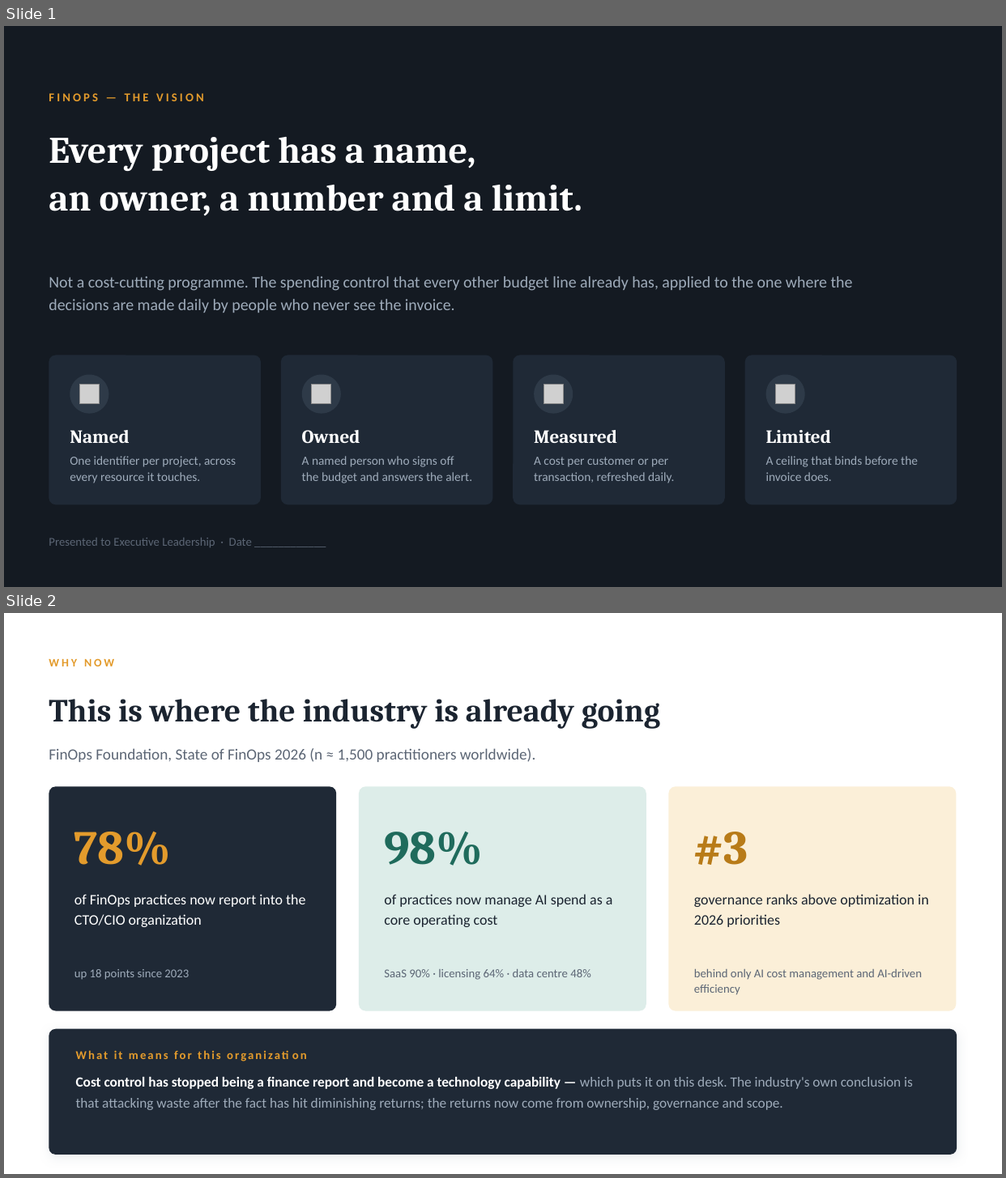
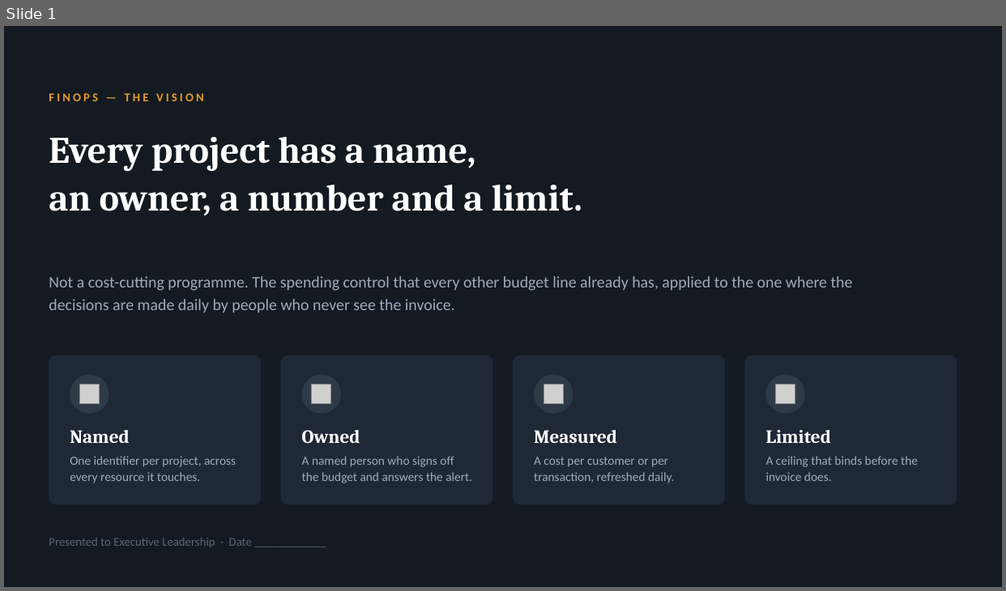
Before and after one commit to arielga5-code/Finops, a slide deck: presentations/finops-vision.pptx. Shown one above the other, each under a label of ours: slides 1 and 2 before the commit, slide 1 after it. The pictures are 1006x1178 and 1006x591 pixels, drawn with LibreOffice and Linux fonts; fonts in the diff are those of the drawing; grey boxes stand for pictures. Boxes give left, top, right and bottom in pixels: in the first picture for what was removed or moved away, otherwise in the second. Text is boxed around its words. In the diff, an @@ line names an element or a change of style, - is before the commit and + after.

```diff
--- a/presentations/finops-vision.pptx
+++ b/presentations/finops-vision.pptx
@@ slide 2 removed at (4, 613, 1002, 1174), background #FFFFFF @@
@@ text removed at (49, 658, 114, 666) @@
-WHY NOW
@@ text removed at (49, 699, 660, 729) @@
-This is where the industry is already going
@@ text removed at (49, 748, 535, 762) @@
-FinOps Foundation, State of FinOps 2026 (n ≈ 1,500 practitioners worldwide).
@@ rounded rectangle removed at (49, 786, 336, 1012) @@
@@ rounded rectangle removed at (359, 786, 646, 1012) @@
@@ rounded rectangle removed at (669, 786, 957, 1012) @@
@@ text removed at (74, 832, 172, 866) @@
-78%
@@ text removed at (384, 832, 483, 866) @@
-98%
@@ text removed at (694, 832, 748, 865) @@
-#3
@@ text removed at (74, 894, 305, 927) @@
-of FinOps practices now report into the CTO/CIO organization
@@ text removed at (384, 894, 613, 927) @@
-of practices now manage AI spend as a core operating cost
@@ text removed at (694, 894, 929, 927) @@
-governance ranks above optimization in 2026 priorities
@@ text removed at (74, 969, 189, 980) @@
-up 18 points since 2023
@@ text removed at (384, 969, 591, 980) @@
-SaaS 90% · licensing 64% · data centre 48%
@@ text removed at (694, 969, 922, 995) @@
-behind only AI cost management and AI-driven efficiency
@@ rounded rectangle removed at (49, 1029, 957, 1155) @@
@@ text removed at (76, 1043, 675, 1067) @@
-What it means for this organization
@@ text removed at (76, 1077, 913, 1110) @@
-Cost control has stopped being a finance report and become a technology capability — which puts it on this desk. The industry's own conclusion is that attacking waste after the fact has hit diminishing returns; the returns now come from ownership, governance and scope.
```
Also in this commit, not shown: 5 other files.
